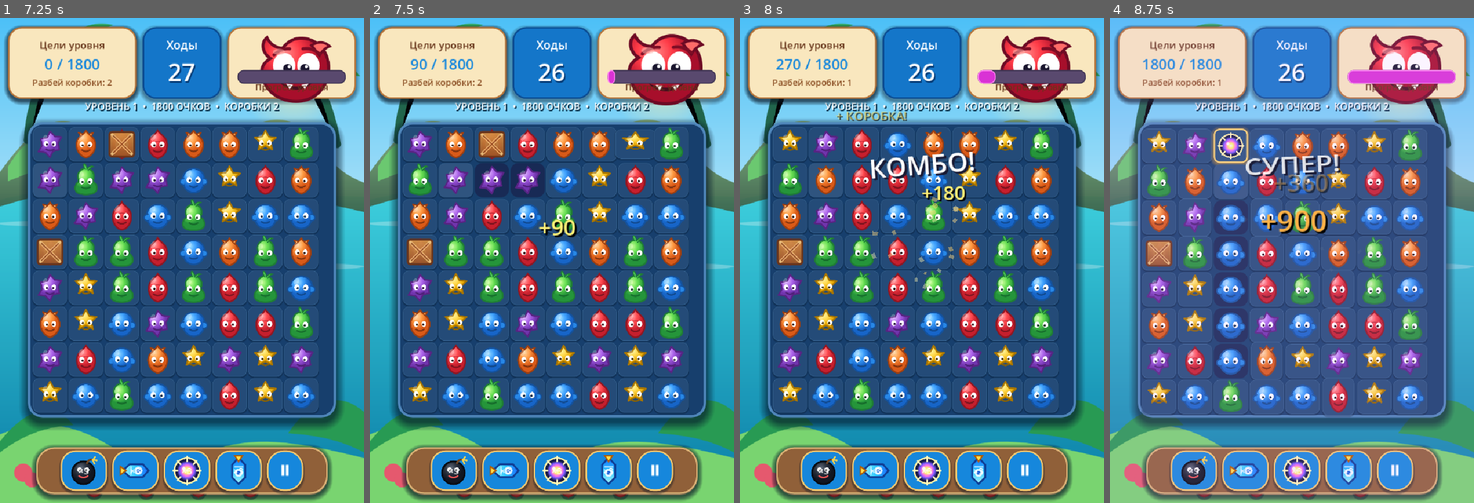
Above: before the commit, frames 1-4 (left to right).
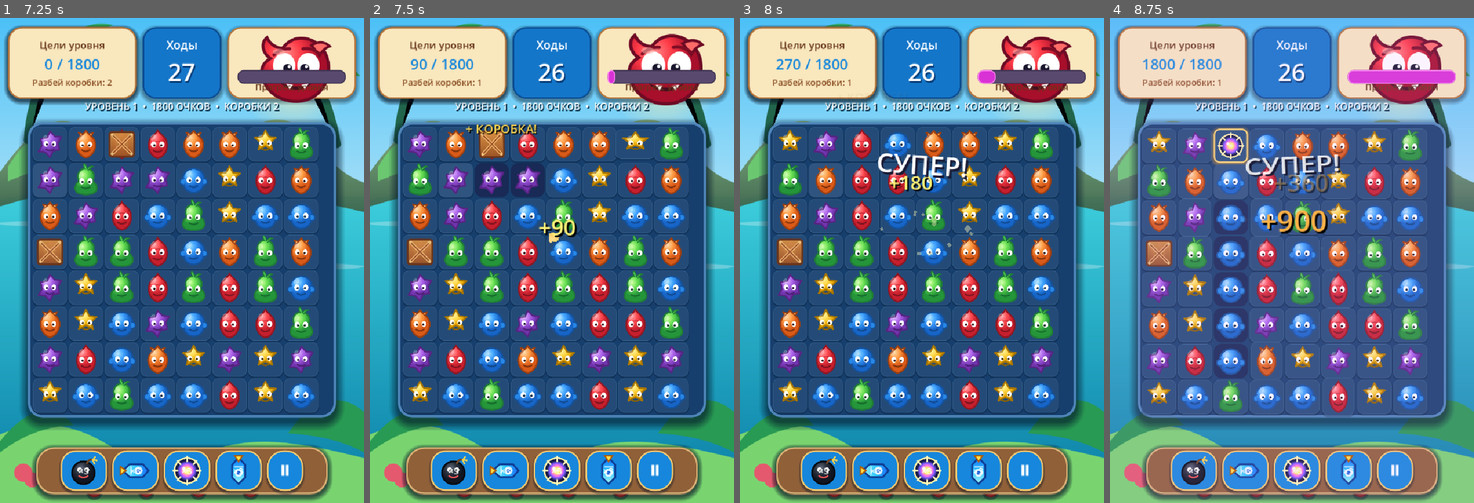
Above: after the commit, the same moments.

Repository: ksotik22/Mutant-Match
Game: Godot game, scene res://main.tscn
Same seed, same stepped clock (60 frames per second), same inputs: the game is played once before the commit and once after it.
Inputs (mouse positions are in pixels of both pictures, inside the frame that each line leads up to):
- Up to frame 1 (7.25 s): click (50, 144) at 0.52 s; click (87, 144) at 1.27 s; click (120, 144) at 2.02 s; click (156, 144) at 2.77 s; click (192, 144) at 3.52 s; click (229, 144) at 4.27 s; click (265, 144) at 5.02 s; click (302, 144) at 5.77 s; click (50, 178) at 6.52 s
- Up to frame 2 (7.5 s): click (457, 178) at 7.27 s
- Up to frame 3 (8 s): no input
- Up to frame 4 (8.75 s): click (1230, 178) at 8.02 s

Frame 1 is identical in both runs. In frame 2, 0.4% of the frame differs, in the area x 26-52%, y 12-47%; in frame 3, 2.0%, in the area x 26-65%, y 19-56%; in frame 4, less than 0.1%.

Commit message:
Make adjacent matches break crates

Diff:
--- a/scripts/crates.gd
+++ b/scripts/crates.gd
@@ -70,12 +70,28 @@
 	var board = game.get("board")
 	if board == null or board.size() < 8:
 		return
-	var broken: Array[Vector2i] = []
-	for key in crate_nodes.keys():
-		var pos: Vector2i = key
-		if pos.y < board.size() and pos.x < board[pos.y].size() and int(board[pos.y][pos.x]) == -1:
-			broken.append(pos)
-	for pos in broken:
+
+	# A crate breaks when its own tile is destroyed OR when a matched/destroyed
+	# tile is directly next to it. This makes normal 3-in-a-row matches useful
+	# for clearing crates, not only bombs and rockets.
+	var destroyed: Array[Vector2i] = []
+	for y in range(8):
+		for x in range(8):
+			if int(board[y][x]) == -1:
+				destroyed.append(Vector2i(x, y))
+
+	if destroyed.is_empty():
+		return
+
+	var broken: Dictionary = {}
+	var dirs := [Vector2i.ZERO, Vector2i.LEFT, Vector2i.RIGHT, Vector2i.UP, Vector2i.DOWN]
+	for hit in destroyed:
+		for dir in dirs:
+			var p: Vector2i = hit + dir
+			if crate_nodes.has(p):
+				broken[p] = true
+
+	for pos in broken.keys():
 		break_crate(pos)
 
 func break_crate(pos: Vector2i) -> void:
